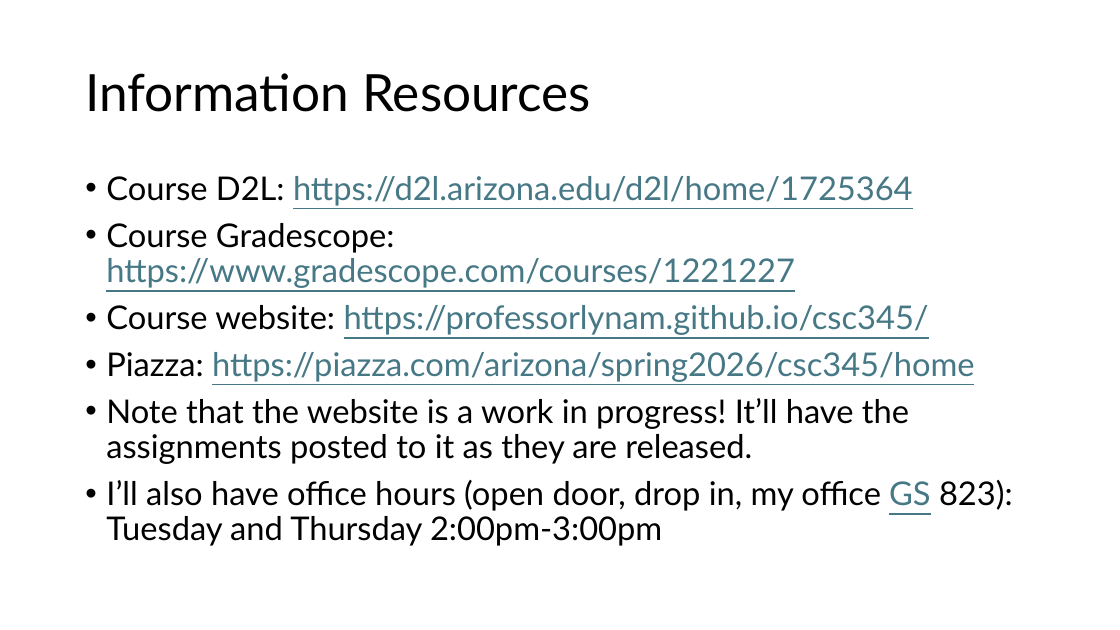
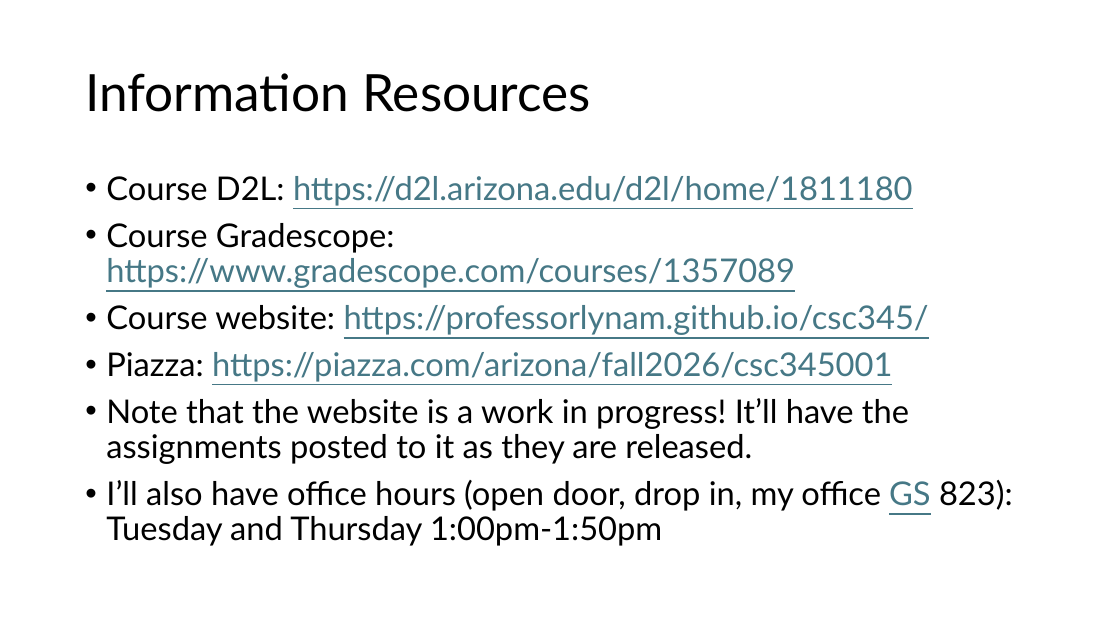
Before and after one commit to professorlynam/csc345, a slide deck: slide 5 of Syllabus Presentation.pptx. Drawn at 1120x630 pixels with LibreOffice and Linux fonts; fonts in the diff are those of the drawing. Boxes give left, top, right and bottom in pixels: in the first picture for what was removed or moved away, otherwise in the second. Text is boxed around its words. In the diff, an @@ line names an element or a change of style, - is before the commit and + after.

```diff
--- a/Syllabus Presentation.pptx
+++ b/Syllabus Presentation.pptx
@@ text at [106,176,913,288]: text changed @@
-• Course D2L: https://d2l.arizona.edu/d2l/home/1725364
-• Course Gradescope: https://www.gradescope.com/courses/1221227
+• Course D2L: https://d2l.arizona.edu/d2l/home/1811180
+• Course Gradescope: https://www.gradescope.com/courses/1357089
@@ text at [106,352,892,382]: text changed @@
-• Piazza: https://piazza.com/arizona/spring2026/csc345/home
+• Piazza: https://piazza.com/arizona/fall2026/csc345001
@@ text at [106,480,1013,546]: text changed @@
-• I’ll also have office hours (open door, drop in, my office GS 823): Tuesday and Thursday 2:00pm-3:00pm
+• I’ll also have office hours (open door, drop in, my office GS 823): Tuesday and Thursday 1:00pm-1:50pm
```
Also in this commit, not shown: 6 other slides changed, 33 other files.
